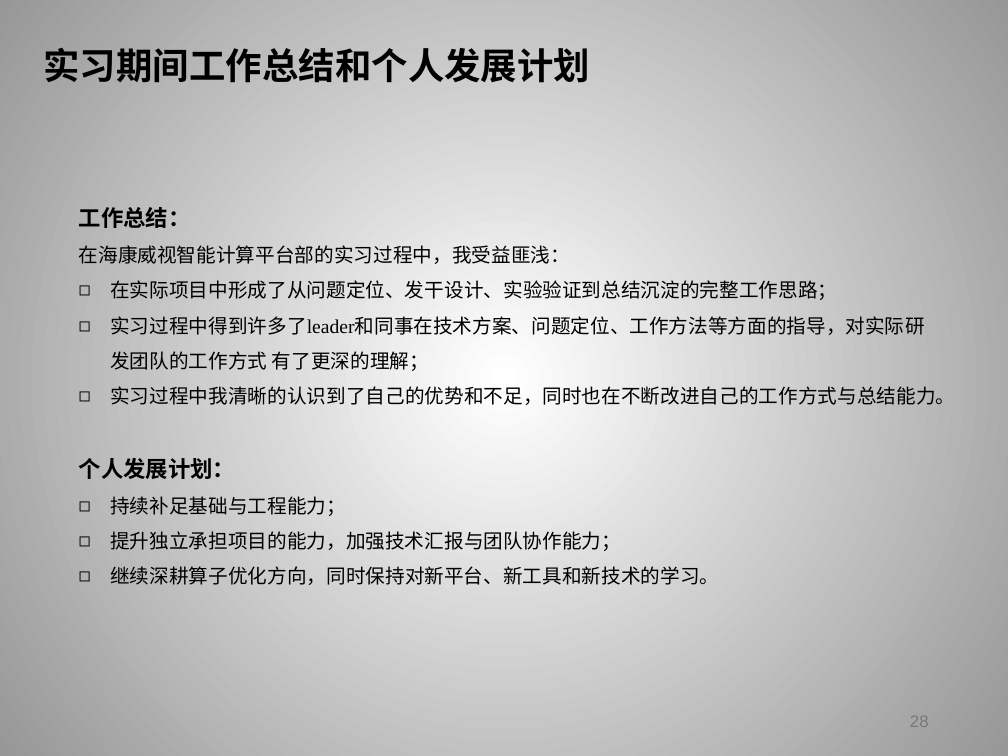
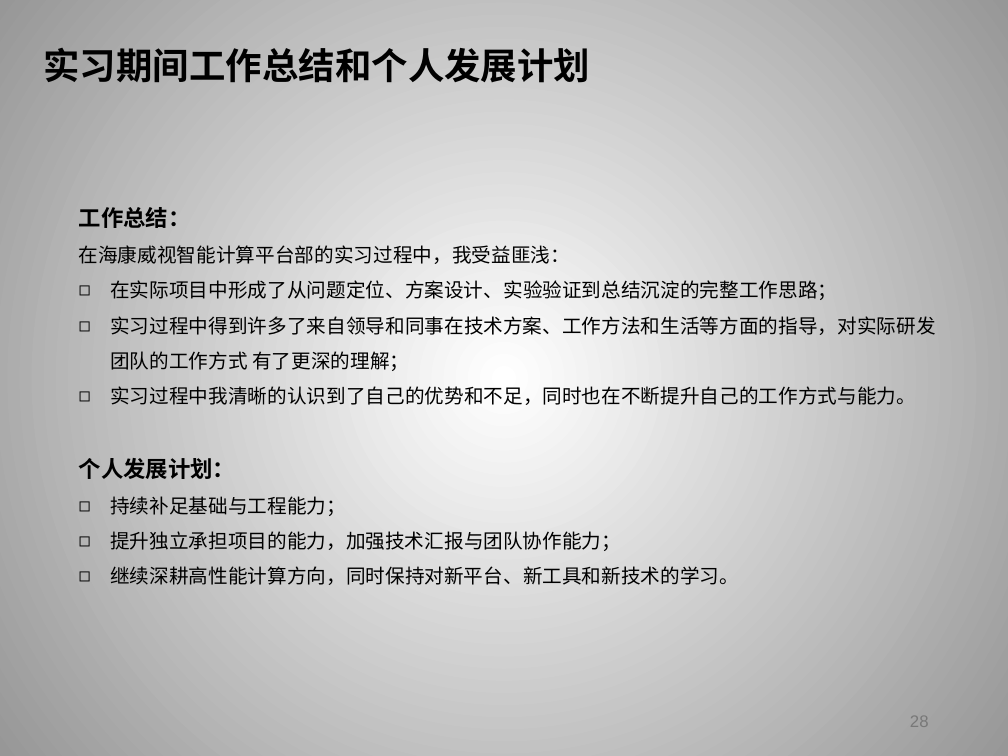
Before and after one commit to huohuomiao/ScriptWhisper, a slide deck: slide 28 of 霍子昂实习总结.pptx. Drawn at 1008x756 pixels with LibreOffice and Linux fonts; fonts in the diff are those of the drawing; background and template pictures are left out. Boxes give left, top, right and bottom in pixels: in the first picture for what was removed or moved away, otherwise in the second. Text is boxed around its words. In the diff, an @@ line names an element or a change of style, - is before the commit and + after.

```diff
--- a/霍子昂实习总结.pptx
+++ b/霍子昂实习总结.pptx
@@ text at bbox=[110, 280, 935, 409]: text changed @@
-◻ 在实际项目中形成了从问题定位、发干设计、实验验证到总结沉淀的完整工作思路；
-◻ 实习过程中得到许多了leader和同事在技术方案、问题定位、工作方法等方面的指导，对实际研发团队的工作方式 有了更深的理解；
-◻ 实习过程中我清晰的认识到了自己的优势和不足，同时也在不断改进自己的工作方式与总结能力。
+◻ 在实际项目中形成了从问题定位、方案设计、实验验证到总结沉淀的完整工作思路；
+◻ 实习过程中得到许多了来自领导和同事在技术方案、工作方法和生活等方面的指导，对实际研发团队的工作方式 有了更深的理解；
+◻ 实习过程中我清晰的认识到了自己的优势和不足，同时也在不断提升自己的工作方式与能力。
@@ text at bbox=[110, 566, 739, 585]: text changed @@
-◻ 继续深耕算子优化方向，同时保持对新平台、新工具和新技术的学习。
+◻ 继续深耕高性能计算方向，同时保持对新平台、新工具和新技术的学习。
```
Also in this commit, not shown: 23 other slides changed, 2 slides added, 2 slides removed.
